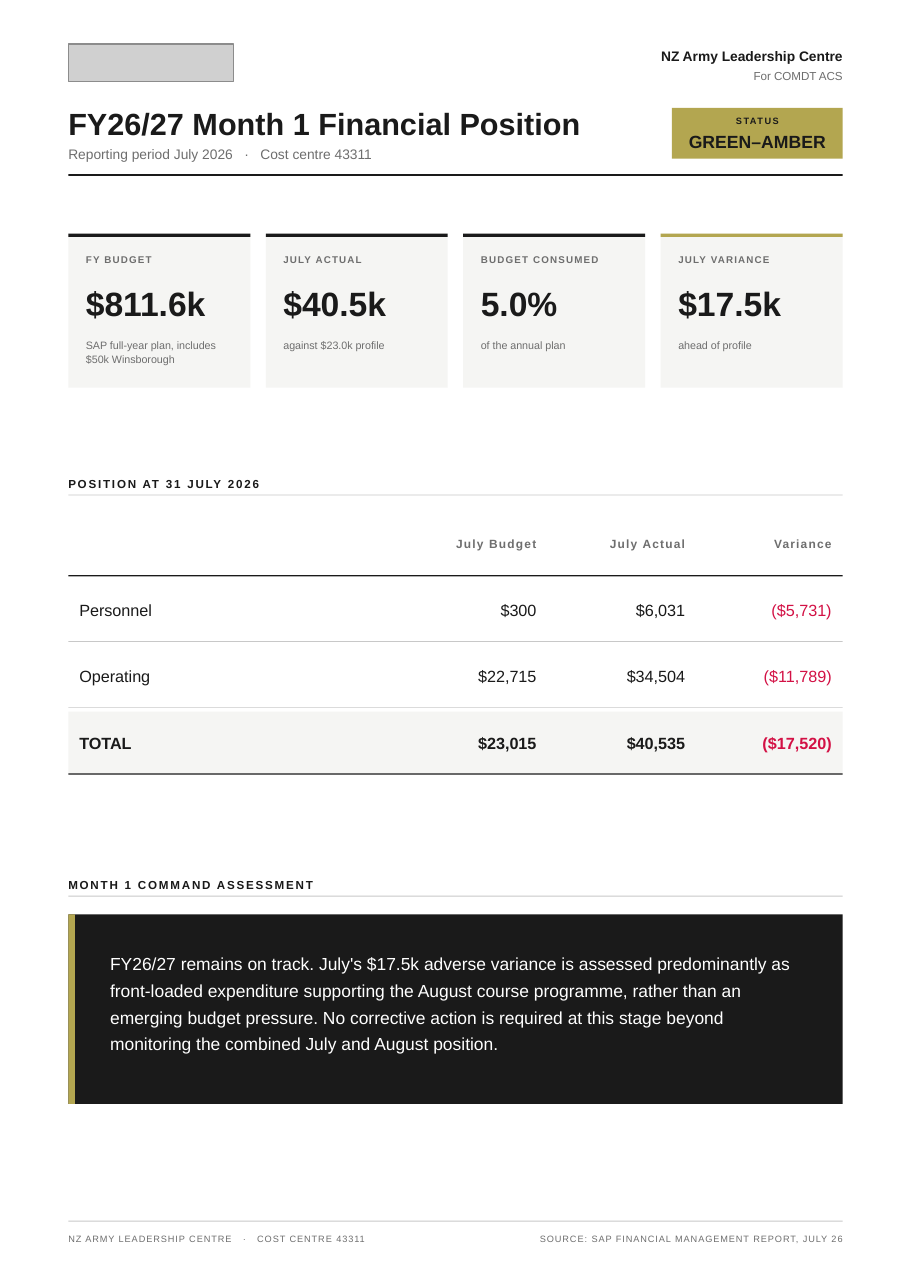
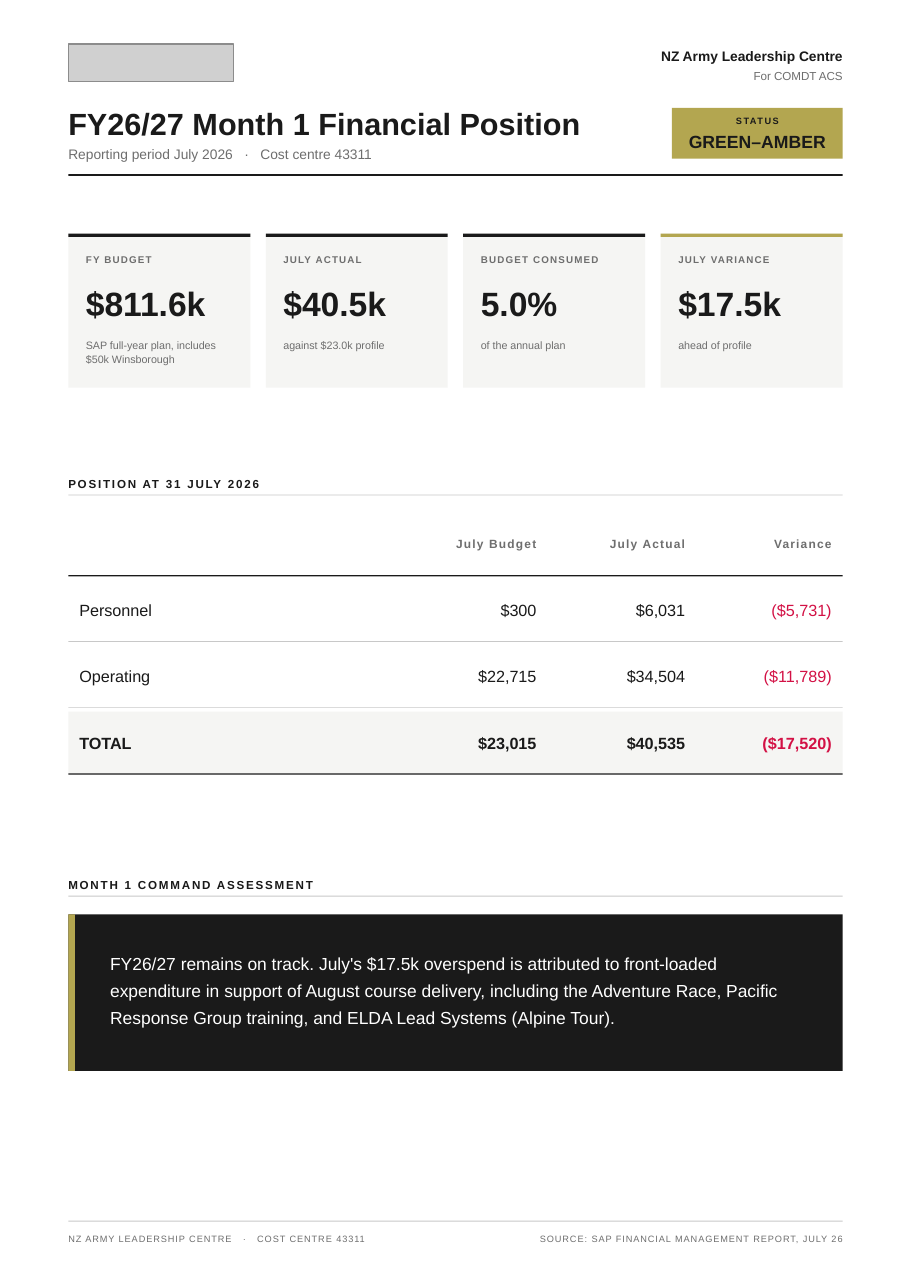
Before and after one commit to TacEdge/PUP, a slide deck: slide 1 of output/nzalc-month1-comdt-update.pptx. Drawn at 911x1288 pixels with LibreOffice and Linux fonts; fonts in the diff are those of the drawing; grey boxes stand for pictures. Boxes give left, top, right and bottom in pixels: in the first picture for what was removed or moved away, otherwise in the second. Text is boxed around its words. In the diff, an @@ line names an element or a change of style, - is before the commit and + after.

```diff
--- a/output/nzalc-month1-comdt-update.pptx
+++ b/output/nzalc-month1-comdt-update.pptx
@@ rectangle: place and size @@
-rectangle at box(68, 914, 843, 1104)
+rectangle at box(68, 914, 843, 1071)
@@ rectangle: place and size @@
-rectangle at box(68, 914, 75, 1104)
+rectangle at box(68, 914, 75, 1071)
@@ text at box(110, 957, 777, 1027): text changed @@
-FY26/27 remains on track. July's $17.5k adverse variance is assessed predominantly as front-loaded expenditure supporting the August course programme, rather than an emerging budget pressure. No corrective action is required at this stage beyond monitoring the combined July and August position.
+FY26/27 remains on track. July's $17.5k overspend is attributed to front-loaded expenditure in support of August course delivery, including the Adventure Race, Pacific Response Group training, and ELDA Lead Systems (Alpine Tour).
```
Also in this commit, not shown: 2 other files.
